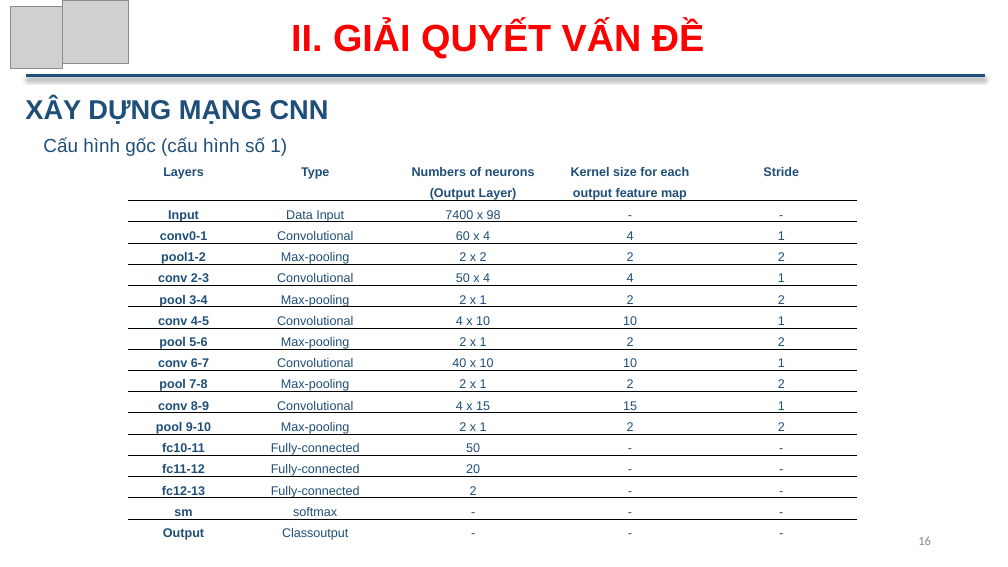
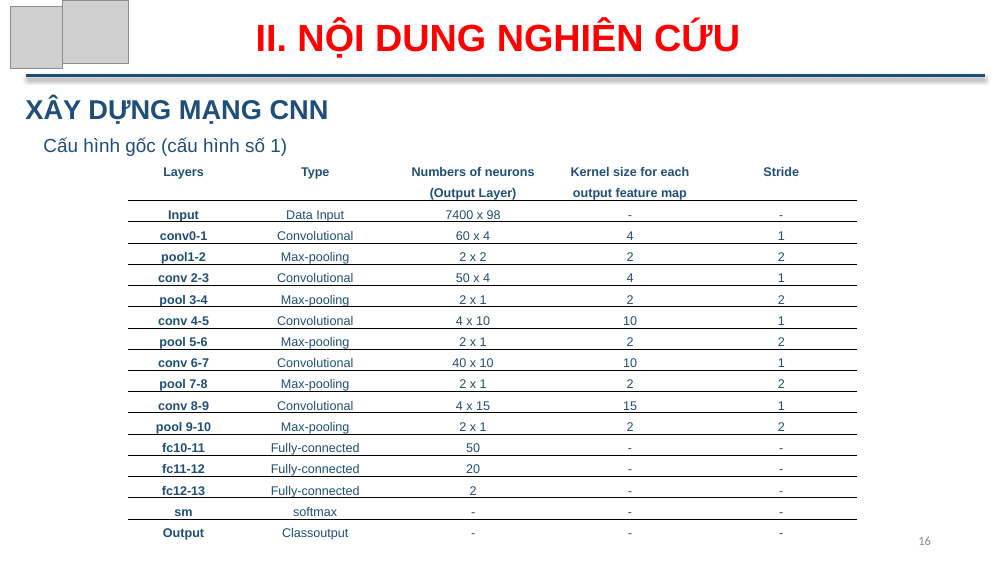
Before and after one commit to ThuTrongNguyen/Thesis, a slide deck: slide 16 of SlideBaoCao_NguyenTrongThu.pptx. Drawn at 1008x567 pixels with LibreOffice and Linux fonts; fonts in the diff are those of the drawing; grey boxes stand for pictures. Boxes give left, top, right and bottom in pixels: in the first picture for what was removed or moved away, otherwise in the second. Text is boxed around its words. In the diff, an @@ line names an element or a change of style, - is before the commit and + after.

```diff
--- a/SlideBaoCao_NguyenTrongThu.pptx
+++ b/SlideBaoCao_NguyenTrongThu.pptx
@@ text at [256,21,740,58]: text changed @@
-II. GIẢI QUYẾT VẤN ĐỀ
+II. NỘI DUNG NGHIÊN CỨU
```
Also in this commit, not shown: 19 other slides changed.
